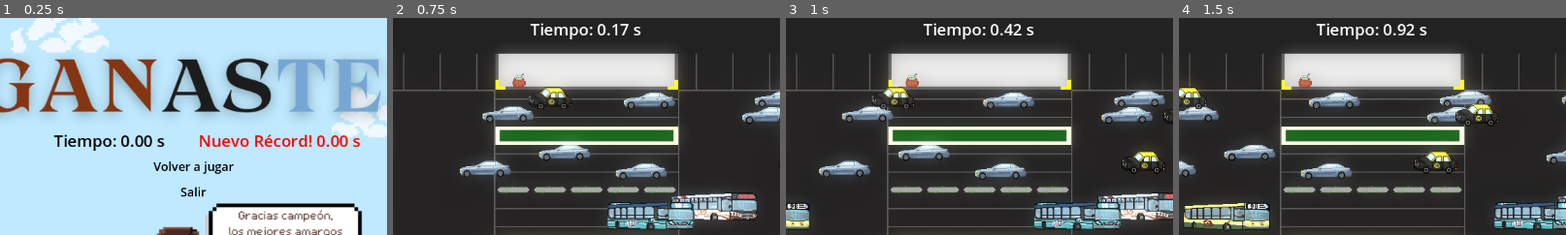
Above: before the commit, frames 1-4 (left to right).
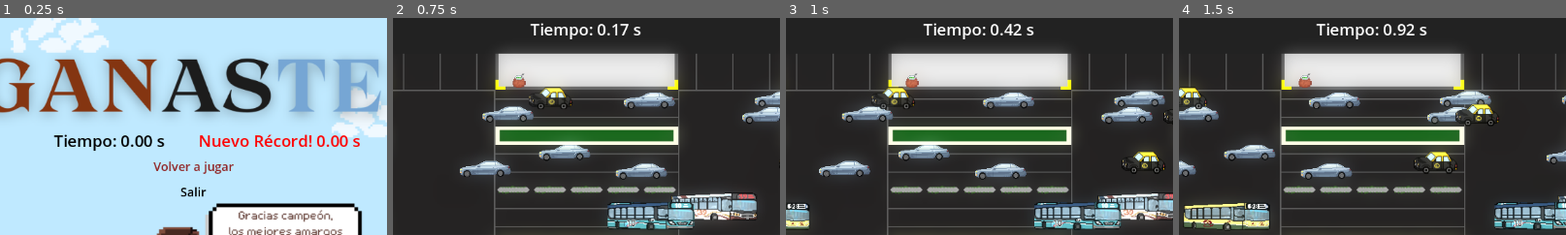
Above: after the commit, the same moments.

Repository: FlorenciaMorelli/cruzARG-on-godot
Game: Godot game, scene res://UI/scenes/victory.tscn
Same seed, same stepped clock (60 frames per second), same inputs: the game is played once before the commit and once after it. This scene is started directly instead of the project's main scene.
Inputs:
- Up to frame 1 (0.25 s): no input
- Up to frame 2 (0.75 s): click "Volver a jugar" at 0.5 s
- Up to frame 3 (1 s): no input
- Up to frame 4 (1.5 s): tap Enter (select) at 1.25, 1.35 s; hold Right (right) from 1.28 s (still down)
The pictures show only the part of the screen within x 25-75%, y 0-50%; the shares and areas given below are measured in that part.

The runs differ from the first frame. In frame 1, 0.4% of the frame differs, in the area x 39-61%, y 66-72%; in frame 2, nothing differs; in frame 3, nothing differs; in frame 4, nothing differs.

Commit message:
feature(victory): implement keys handler

Diff:
--- a/UI/scripts/menu.gd
+++ b/UI/scripts/menu.gd
@@ -19,21 +19,7 @@
 
 # Called every frame. 'delta' is the elapsed time since the previous frame.
 func _process(delta: float) -> void:
-	if Input.is_action_just_pressed("down"):
-		selected_index += move_speed
-		selected_index = clamp(selected_index, 0, len(menu_items) - 1)
-		update_selected_item()
-
-	if Input.is_action_just_pressed("up"):
-		selected_index -= move_speed
-		selected_index = clamp(selected_index, 0, len(menu_items) - 1)
-		update_selected_item()
-
-	if Input.is_action_just_pressed("select") :
-		menu_items[selected_index].emit_signal("pressed")
-
-	if Input.is_action_just_pressed("exit") :
-		get_tree().quit()
+	_handle_keys()
 
 func update_selected_item():
 	# Deselect all menu items
@@ -53,3 +39,20 @@
 
 func _on_how_to_play_pressed() -> void:
 	get_tree().change_scene_to_file("res://UI/scenes/instructions.tscn")
+
+func _handle_keys() :
+	if Input.is_action_just_pressed("down"):
+		selected_index += move_speed
+		selected_index = clamp(selected_index, 0, len(menu_items) - 1)
+		update_selected_item()
+
+	if Input.is_action_just_pressed("up"):
+		selected_index -= move_speed
+		selected_index = clamp(selected_index, 0, len(menu_items) - 1)
+		update_selected_item()
+
+	if Input.is_action_just_pressed("select") :
+		menu_items[selected_index].emit_signal("pressed")
+
+	if Input.is_action_just_pressed("exit") :
+		get_tree().quit()
--- a/UI/scripts/victory_menu.gd
+++ b/UI/scripts/victory_menu.gd
@@ -1,14 +1,23 @@
 extends CanvasLayer
 
+var selected_index: int = 0
+@onready var playagain_button : Button = $Victory_Control/Victory_VBoxContainer/Victory_PlayAgain
+@onready var exit_button : Button = $Victory_Control/Victory_VBoxContainer/Victory_Exit
+var menu_items = []
+
+# Speed for selecting menu items
+var move_speed = 1
 
 # Called when the node enters the scene tree for the first time.
 func _ready() -> void:
-	pass # Replace with function body.
+	menu_items = [playagain_button, exit_button]
+	# Set the initial selected item
+	update_selected_item()
 
 
 # Called every frame. 'delta' is the elapsed time since the previous frame.
 func _process(delta: float) -> void:
-	pass
+	_handle_keys()
 
 
 func _on_victory_play_again_pressed() -> void:
@@ -16,3 +25,28 @@
 
 func _on_victory_exit_pressed() -> void:
 	get_tree().quit()
+
+
+func update_selected_item():
+	# Deselect all menu items
+	for i in range(len(menu_items)):
+		menu_items[i].modulate = Color(0.0, 0.0, 0.0, 1.0)  # Normal color
+	# Select the current item
+	menu_items[selected_index].modulate = Color(0.647059, 0.164706, 0.164706, 1)  # Highlight color
+
+func _handle_keys() :
+	if Input.is_action_just_pressed("down"):
+		selected_index += move_speed
+		selected_index = clamp(selected_index, 0, len(menu_items) - 1)
+		update_selected_item()
+
+	if Input.is_action_just_pressed("up"):
+		selected_index -= move_speed
+		selected_index = clamp(selected_index, 0, len(menu_items) - 1)
+		update_selected_item()
+
+	if Input.is_action_just_pressed("select") :
+		menu_items[selected_index].emit_signal("pressed")
+
+	if Input.is_action_just_pressed("exit") :
+		get_tree().quit()
